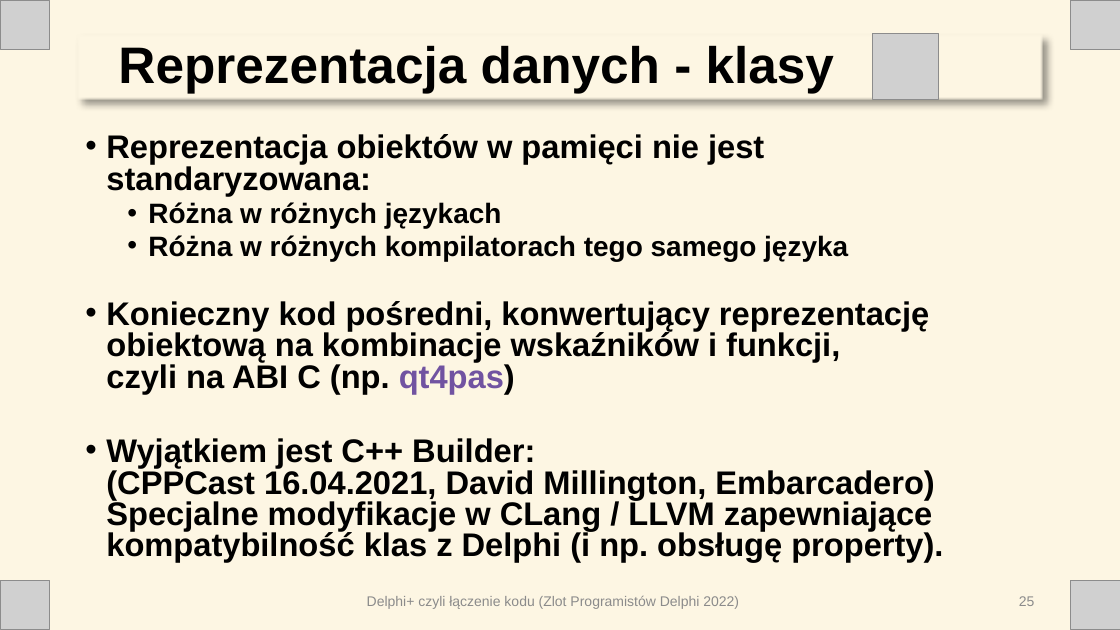
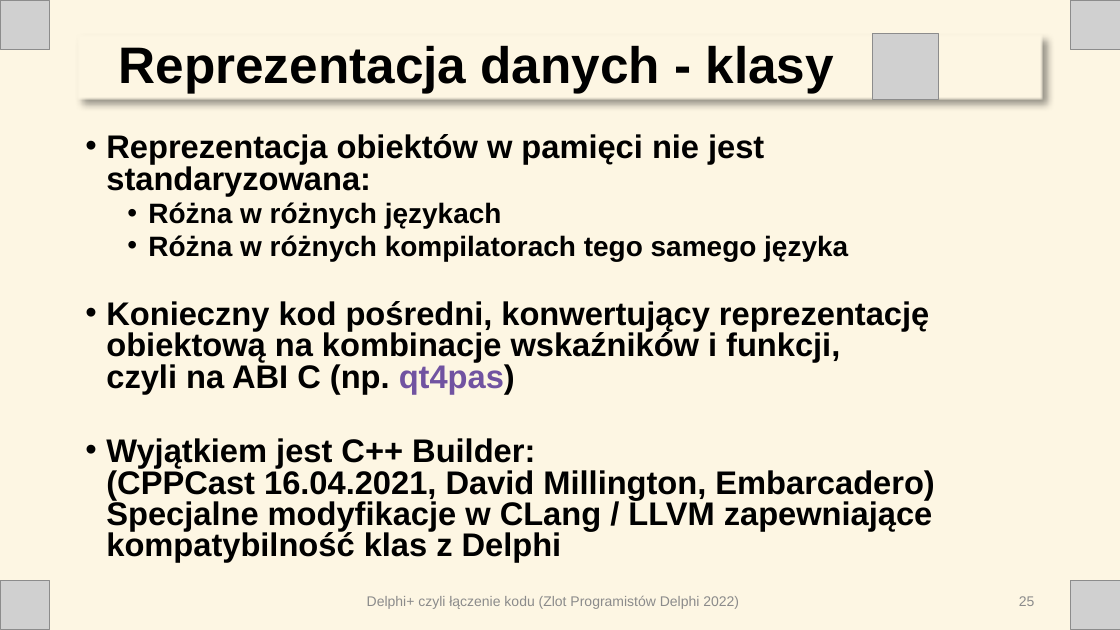
Before and after one commit to ttyrakow/zlot22, a slide deck: slide 25 of prezentacja/DelphiPlus.pptx. Drawn at 1120x630 pixels with LibreOffice and Linux fonts; fonts in the diff are those of the drawing; grey boxes stand for pictures. Boxes give left, top, right and bottom in pixels: in the first picture for what was removed or moved away, otherwise in the second. Text is boxed around its words. In the diff, an @@ line names an element or a change of style, - is before the commit and + after.

```diff
--- a/prezentacja/DelphiPlus.pptx
+++ b/prezentacja/DelphiPlus.pptx
@@ text at [106,438,934,562]: text changed @@
-• Wyjątkiem jest C++ Builder:
-  (CPPCast 16.04.2021, David Millington, Embarcadero)
-  Specjalne modyfikacje w CLang / LLVM zapewniające kompatybilność klas z Delphi (i np. obsługę property).
+• Wyjątkiem jest C++ Builder:
+  (CPPCast 16.04.2021, David Millington, Embarcadero)
+  Specjalne modyfikacje w CLang / LLVM zapewniające kompatybilność klas z Delphi
```
Also in this commit, not shown: 5 other slides changed, 10 other files.
